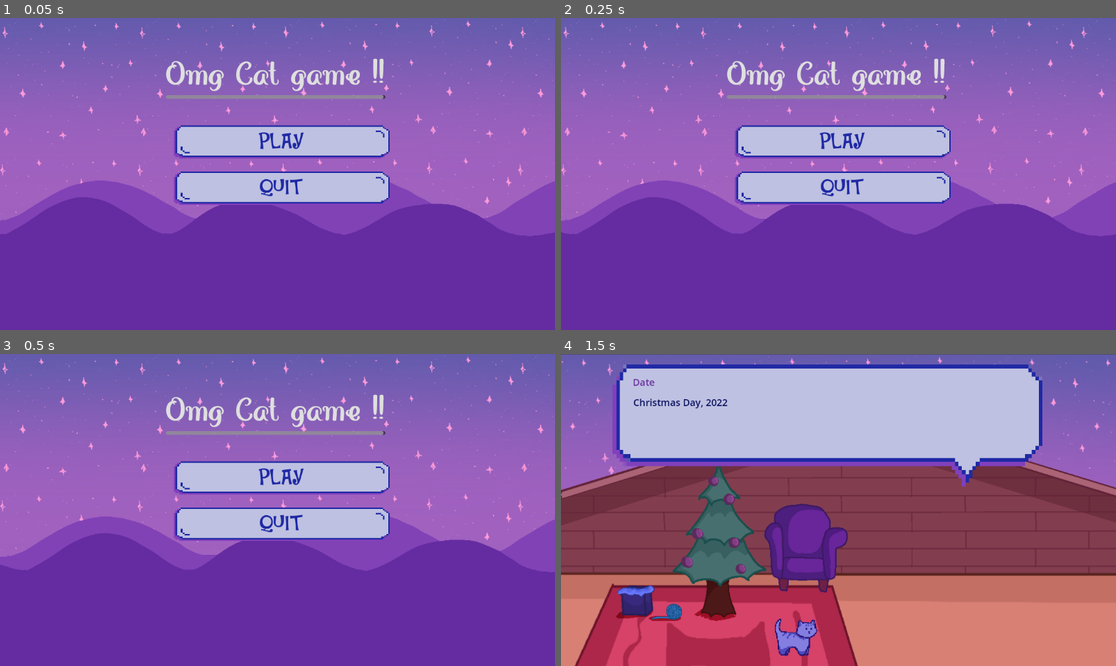
Above: before the commit, frames 1-4 (two rows, left to right).
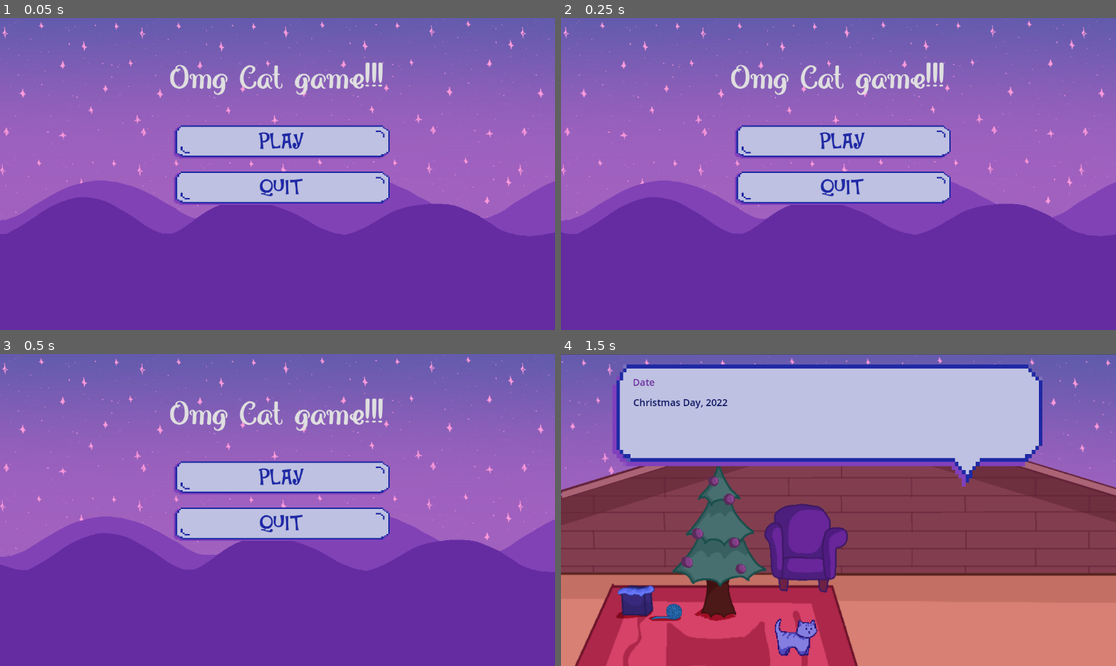
Above: after the commit, the same moments.

Repository: purple-affogato/magic-xmas-cat-game
Game: Godot game, scene res://menu.tscn
Two runs of this game, one before a commit and one after it. Both use one fixed random seed, a clock stepped at 60 frames per second and the inputs below. The project has no main scene, so this scene is started directly.
Inputs:
- Up to frame 1 (0.05 s): no input
- Up to frame 2 (0.25 s): no input
- Up to frame 3 (0.5 s): no input
- Up to frame 4 (1.5 s): click "PLAY" at 0.5 s; tap Enter (ui_accept) at 1.25 s; hold Right (ui_right) from 1.28 s (still down); tap Q (normal_attack) at 1.35 s

The runs differ from the first frame. In frame 1, 2.0% of the frame differs, in the area x 29-70%, y 12-27%; in frame 2, 2.0%; in frame 3, 2.0%; in frame 4, nothing differs.

Commit message:
Update menu.tscn

Diff:
--- a/menu.tscn
+++ b/menu.tscn
@@ -98,16 +98,16 @@
 anchors_preset = 5
 anchor_left = 0.5
 anchor_right = 0.5
-offset_left = -232.0
-offset_top = 80.0
-offset_right = 232.0
-offset_bottom = 168.0
+offset_left = -224.0
+offset_top = 88.0
+offset_right = 224.0
+offset_bottom = 176.0
 grow_horizontal = 2
 theme = SubResource("Theme_ex1bn")
 theme_override_fonts/font = ExtResource("8_xuaeo")
 theme_override_font_sizes/font_size = 70
 theme_override_styles/normal = SubResource("StyleBoxFlat_n55ai")
-text = "Omg Cat game !!!"
+text = "Omg Cat game!!!"
 
 [connection signal="pressed" from="play" to="." method="_on_play_pressed"]
 [connection signal="pressed" from="quit" to="." method="_on_play_pressed"]
